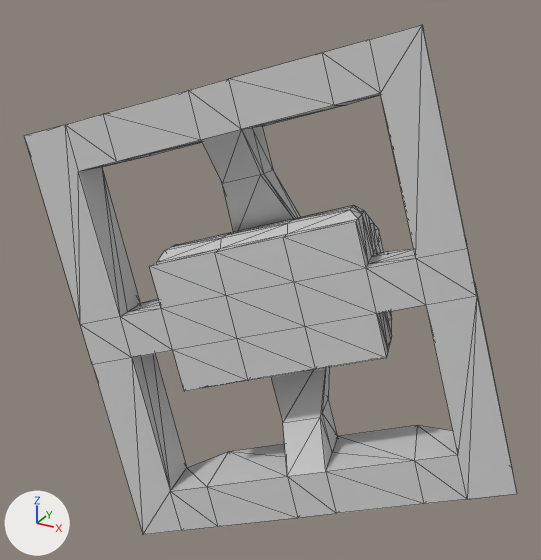
The FBX model Exes/media/models/pruebaEscenarioModificado.FBX, before and after one commit.
Before and after are seen from a camera (50 mm lens) standing at (0.192, -0.365, 0.2) and looking at (-0.027, 0.033, 0.002). Lighting does not change. The marker at lower left points along +X, +Y and +Z. Mesh edges are drawn as thin lines.

In view in the first picture: 'scenario'.
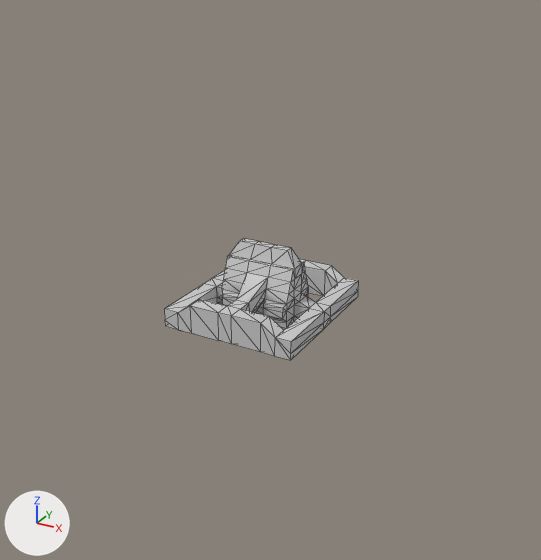
Boxes [x1, y1, x2, y2] around the edits, measured in the pictures (541 x 560 px):
'scenario', shading changed, rescaled, turned
    before: [25, 25, 517, 535]
    after: [164, 238, 358, 360]

The change in detail:
me_mesh has 224 vertices, 464 faces and spans x -63.8..63.8, y -71.1..71.1, z 0.0..46.3.
me_mesh is used by ob_scenario; location (-0.0085, -0.0068, 0.0); rotation (-1.385, 2.858, 0.328), in degrees (-79, 164, 19); scale (0.00194, 0.00194, 0.00282).
me_mesh part 1: edges marked sharp go from 276 to 279.
Object 'scenario' (ob_scenario) turns from (-79, 164, 19) to (0, 0, 0) degrees about x, y and z.
Object 'scenario' (ob_scenario) is rescaled from (0.00194, 0.00194, 0.00282) to (0.000645, 0.000645, 0.000938).
